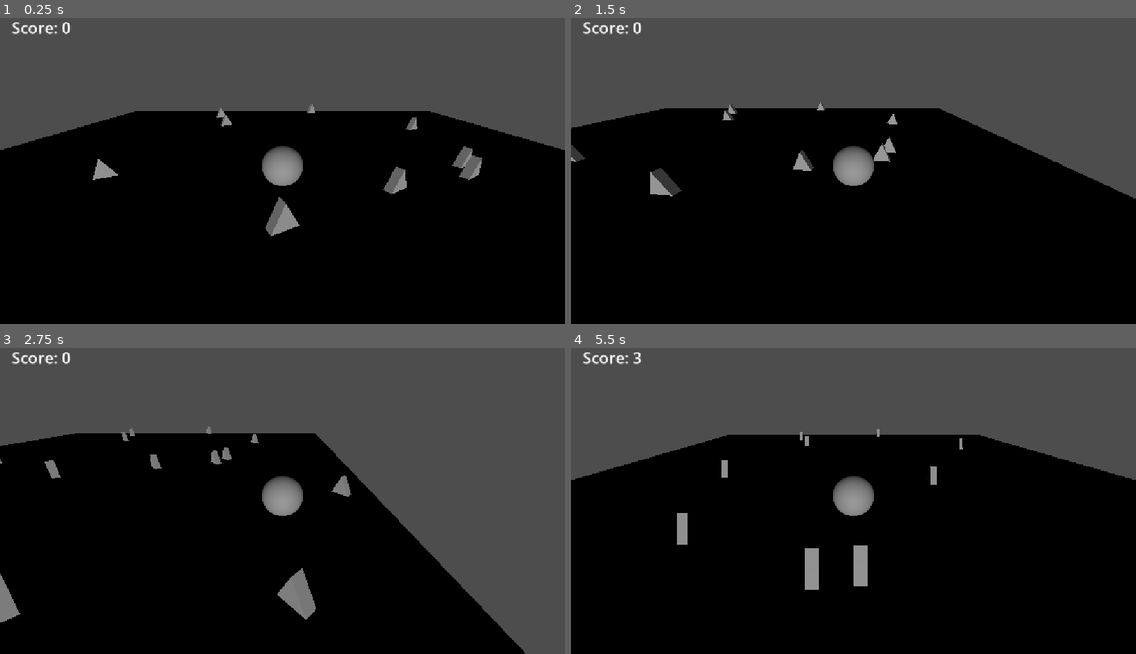
Above: before the commit, frames 1-4 (two rows, left to right).
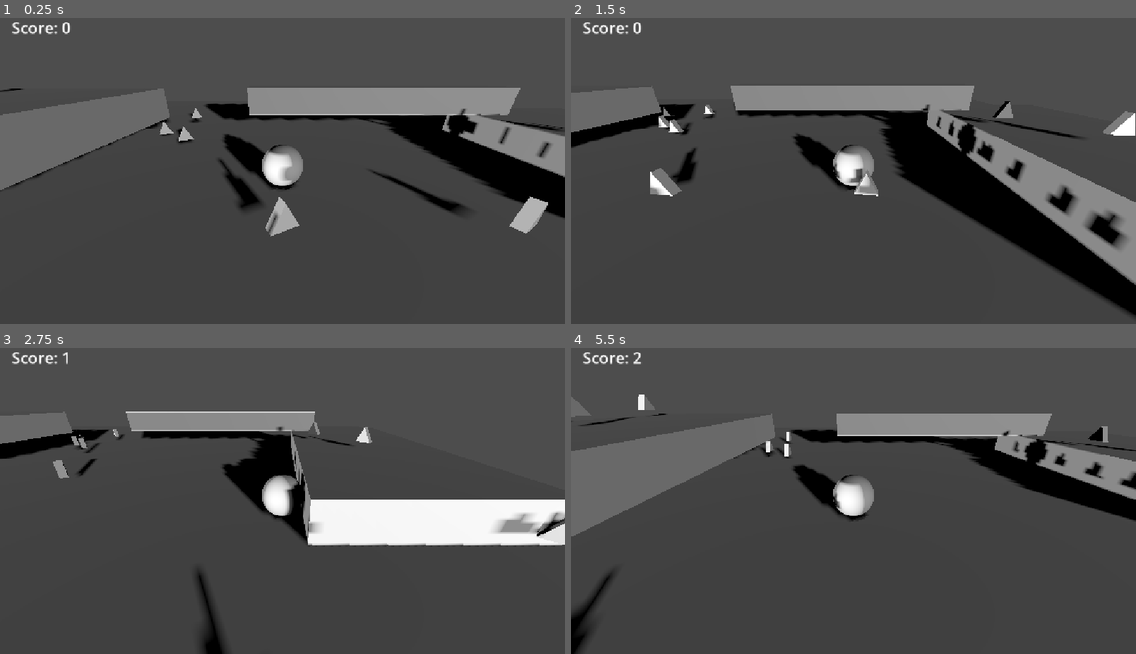
Above: after the commit, the same moments.

Repository: Methanegas/Haven-Game
Game: Godot game, scene res://world.tscn
The game is run twice, just before and just after one commit, with the same random seed, the same clock (stepped at 60 frames per second) and the same inputs.
Inputs:
- Up to frame 1 (0.25 s): no input
- Up to frame 2 (1.5 s): tap Enter (ui_accept) at 0.5, 0.77 s; hold Right (ui_right) 0.53-1.28 s; hold Down (ui_down) from 1.28 s (still down)
- Up to frame 3 (2.75 s): tap Enter (ui_accept) at 1.52 s; release Down (ui_down) at 2.03 s; hold Right (ui_right) from 2.03 s (still down)
- Up to frame 4 (5.5 s): release Right (ui_right) at 2.78 s; hold Up (ui_up) 2.78-3.53 s; tap Enter (ui_accept) at 3.02, 3.77, 4.52 s; hold Left (ui_left) 3.53-5.03 s; hold Down (ui_down) from 5.03 s (still down)

The runs differ from the first frame. In frame 1, 69% of the frame differs, in the area x 0-100%, y 22-100%; in frame 2, 60%; in frame 3, 58%; in frame 4, 70%, in the area x 0-100%, y 1-100%.

Commit message:
Changed cheese_spawner.gd to adapt to variable terrain and added a simple starting terrain

Diff:
--- a/cheese_spawner.gd
+++ b/cheese_spawner.gd
@@ -1,19 +1,59 @@
 extends Node3D
 
 @export var cheese_scene: PackedScene
-@export var cheese_count: int = 15
+@export var cheese_count: int = 30
+#@export var cheese_spawn_area := 15 # +/- in the x and y axis
+@export var cheese_hover_height: float = .5
+
+@onready var terrain: CSGCombiner3D = $Terrain
 
 # Called when the node enters the scene tree for the first time.
 func _ready() -> void:
-	for i in range(cheese_count):
-		var new_cheese = cheese_scene.instantiate()
+	await get_tree().physics_frame
+	await get_tree().process_frame
+	spawn_coins()
 
-		var random_x := randf_range(-9.0, 9.0)
-		var random_z := randf_range(-9.0, 9.0)
-		new_cheese.position = Vector3(random_x, 1.0, random_z)
+func spawn_coins() -> void:
+	var space_state := get_world_3d().direct_space_state
 
-		add_child(new_cheese)
+	var meshes := terrain.get_meshes()
+	if meshes.is_empty():
+		print("No CSG meshes found!")
+		return
 
+	var combined_mesh: ArrayMesh = meshes[1]
+	var aabb: AABB = combined_mesh.get_aabb()
+	var min_bounds := terrain.to_global(aabb.position)
+	var max_bounds := terrain.to_global(aabb.position + aabb.size)
+	print("Terrain Bounds:")
+	print("Min: ", min_bounds)
+	print("Max: ", max_bounds)
+
+	var spawned_count := 0
+	var attempts := 0 # To prevent freezing if its not possible to spawn all
+
+	while spawned_count < cheese_count and attempts < cheese_count + 100:
+		attempts += 1
+
+		#var random_x := randf_range(-cheese_spawn_area, cheese_spawn_area)
+		#var random_z := randf_range(-cheese_spawn_area, cheese_spawn_area)
+
+		var random_x := randf_range(min_bounds.x, max_bounds.x)
+		var random_z := randf_range(min_bounds.z, max_bounds.z)
+
+		var ray_origin := Vector3(random_x, max_bounds.y + 10.0, random_z)
+		var ray_end := Vector3(random_x, min_bounds.y - 10.0, random_z)
+		var query := PhysicsRayQueryParameters3D.create(ray_origin, ray_end)
+
+		var result := space_state.intersect_ray(query)
+
+		if result:
+			var new_cheese := cheese_scene.instantiate()
+			new_cheese.position = result.position + Vector3(0, cheese_hover_height, 0)
+			add_child(new_cheese)
+			spawned_count += 1
+	print("Attempts: " + str(attempts))
+	print("Spawed " + str(spawned_count) + " cheeses")
 
 # Called every frame. 'delta' is the elapsed time since the previous frame.
 func _process(delta: float) -> void:
--- a/world.tscn
+++ b/world.tscn
@@ -6,7 +6,7 @@
 [ext_resource type="Script" uid="uid://chml07hk13v0r" path="res://score_label.gd" id="4_aqk2v"]
 
 [sub_resource type="BoxMesh" id="BoxMesh_emppn"]
-size = Vector3(20, 1, 20)
+size = Vector3(30, 1, 30)
 
 [sub_resource type="BoxShape3D" id="BoxShape3D_wbmk3"]
 size = Vector3(20, 1, 20)
@@ -19,6 +19,7 @@
 cheese_scene = ExtResource("2_fj7yv")
 
 [node name="StaticBody3D" type="StaticBody3D" parent="." unique_id=2114837485]
+visible = false
 
 [node name="MeshInstance3D" type="MeshInstance3D" parent="StaticBody3D" unique_id=2098680400]
 mesh = SubResource("BoxMesh_emppn")
@@ -27,7 +28,12 @@
 shape = SubResource("BoxShape3D_wbmk3")
 
 [node name="DirectionalLight3D" type="DirectionalLight3D" parent="." unique_id=1831368217]
-transform = Transform3D(1, 0, 0, 0, 1, 0, 0, 0, 1, -45, 0, 0)
+transform = Transform3D(0.8660254, -0.08682409, 0.49240386, 0, 0.9848077, 0.17364818, -0.5, -0.15038373, 0.8528685, 6, 4, 23.804375)
+shadow_enabled = true
+
+[node name="DirectionalLight3D2" type="DirectionalLight3D" parent="." unique_id=568664490]
+transform = Transform3D(0.49999997, 0, -0.86602545, 0, 1, 0, 0.86602545, 0, 0.49999997, 6, 4, 23.804375)
+shadow_enabled = true
 
 [node name="CharacterBody3D" parent="." unique_id=1919373782 instance=ExtResource("1_f3sb7")]
 transform = Transform3D(1, 0, 0, 0, 1, 0, 0, 0, 1, 0, 1.2584492, 0)
@@ -45,3 +51,21 @@
 text = "Score: 0"
 label_settings = SubResource("LabelSettings_wbmk3")
 script = ExtResource("4_aqk2v")
+
+[node name="Terrain" type="CSGCombiner3D" parent="." unique_id=1327834720]
+use_collision = true
+
+[node name="CSGBox3D" type="CSGBox3D" parent="Terrain" unique_id=480754696]
+size = Vector3(30, 1, 30)
+
+[node name="CSGBox3D2" type="CSGBox3D" parent="Terrain" unique_id=737092531]
+transform = Transform3D(1, 0, 0, 0, 1, 0, 0, 0, 1, 10, 1, 0)
+size = Vector3(5, 1, 10)
+
+[node name="CSGBox3D4" type="CSGBox3D" parent="Terrain" unique_id=301404788]
+transform = Transform3D(1, 0, 0, 0, 1, 0, 0, 0, 1, -6.631313, 2, 1.8789053)
+size = Vector3(5, 1, 10)
+
+[node name="CSGBox3D3" type="CSGBox3D" parent="Terrain" unique_id=124829525]
+transform = Transform3D(1, 0, 0, 0, 1, 0, 0, 0, 1, 3.7061472, 2, -4.040892)
+size = Vector3(10, 1, 1)
